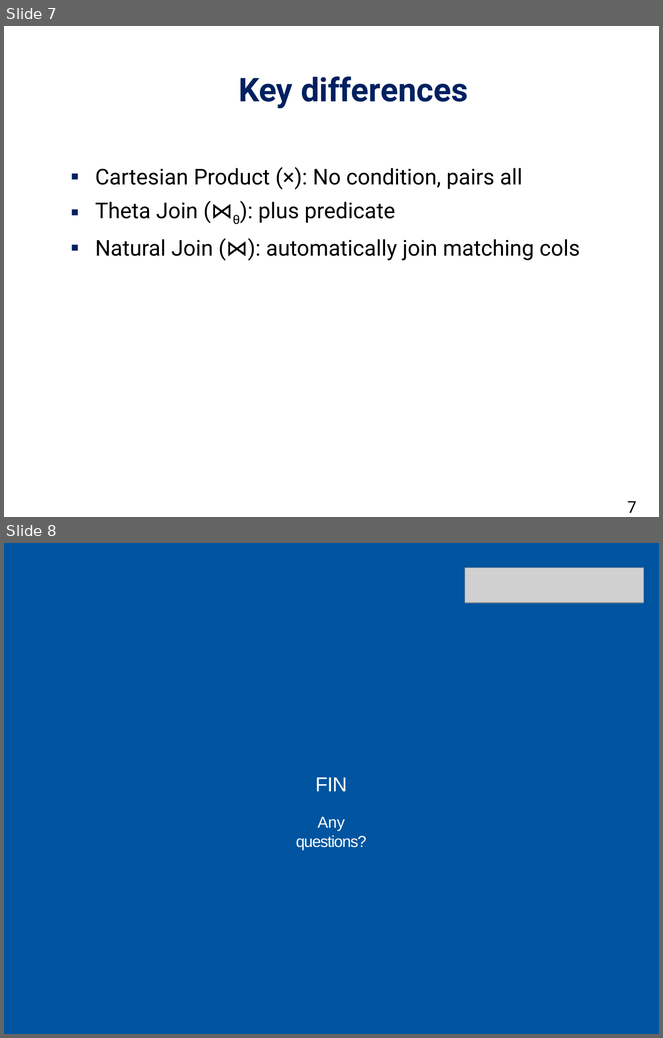
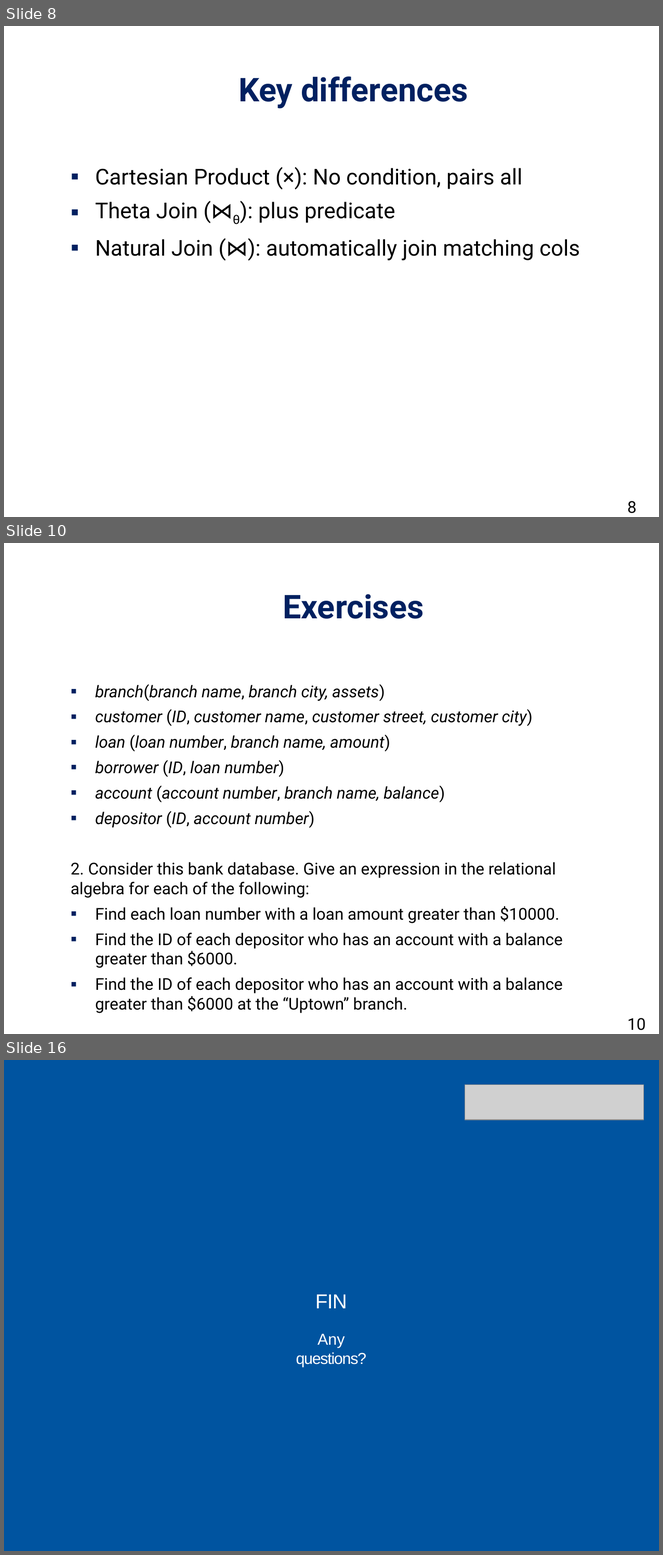
Before and after one commit to daichou03/DBS-slide-tut-25, a slide deck: Week 1/week_1.pptx. Shown one above the other, each under a label of ours: slides 7 and 8 before the commit, slides 8, 10 and 16 after it; the slides between them are not shown. The pictures are 663x1038 and 663x1555 pixels, drawn with LibreOffice and Linux fonts; fonts in the diff are those of the drawing; grey boxes stand for pictures; background and template pictures are left out. Boxes give left, top, right and bottom in pixels: in the first picture for what was removed or moved away, otherwise in the second. Text is boxed around its words. In the diff, an @@ line names an element or a change of style, - is before the commit and + after.

```diff
--- a/Week 1/week_1.pptx
+++ b/Week 1/week_1.pptx
@@ slide 10 added at box(4, 543, 659, 1034), background #FFFFFF @@
@@ title added at box(283, 594, 424, 619), 36 pt, text #002060, bold @@
+Exercises
@@ text added at box(71, 684, 563, 1014), 18 pt, text #000000 @@
+▪ branch(branch name, branch city, assets)
+▪ customer (ID, customer name, customer street, customer city)
+▪ loan (loan number, branch name, amount)
+▪ borrower (ID, loan number)
+▪ account (account number, branch name, balance)
+▪ depositor (ID, account number)
+2. Consider this bank database. Give an expression in the relational algebra for each of the following:
+▪ Find each loan number with a loan amount greater than $10000.
+▪ Find the ID of each depositor who has an account with a balance greater than $6000.
+▪ Find the ID of each depositor who has an account with a balance greater than $6000 at the “Uptown” branch.
@@ page number added at box(627, 1018, 646, 1031), 18 pt, text #000000 @@
+10
@@ what was slide 7 is now slide 8 @@
@@ page number at box(627, 501, 637, 514): text changed @@
-7
+8
@@ what was slide 8 is now slide 16 @@
```
Also in this commit, not shown: 7 other slides added, 2 other files.
